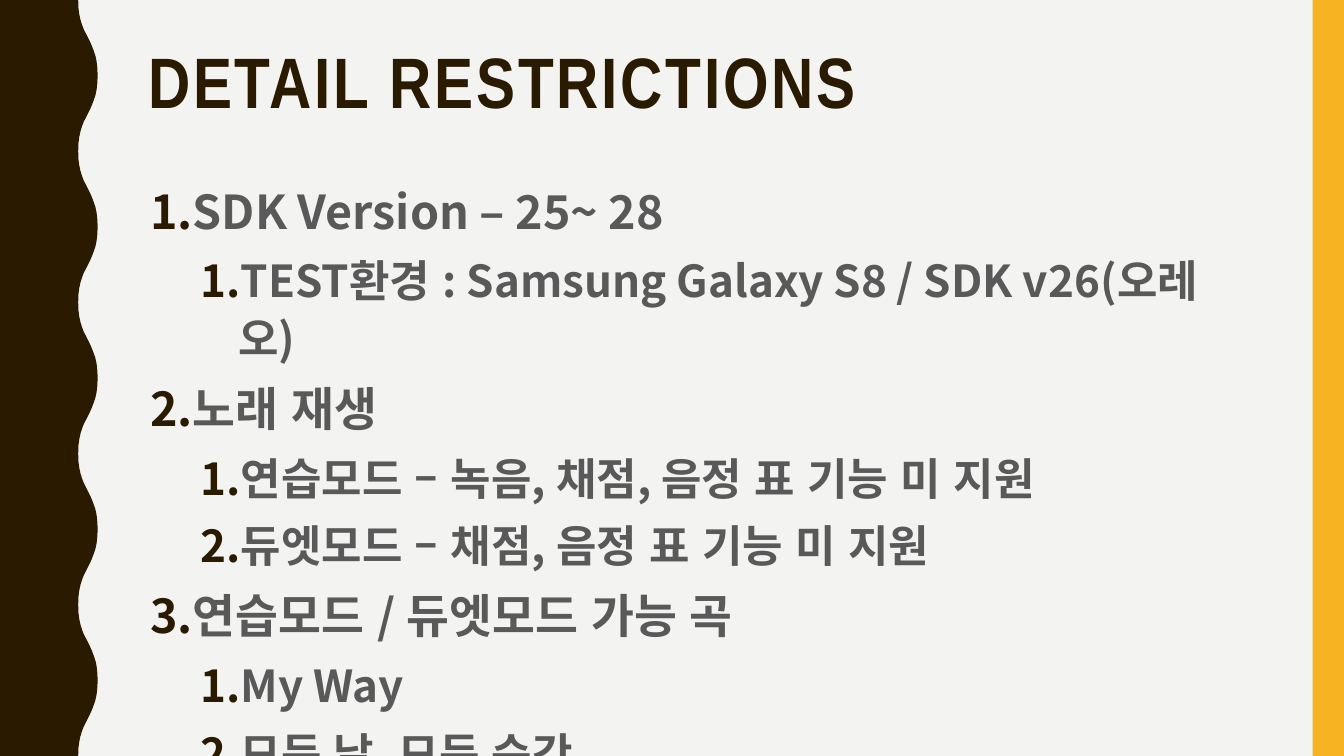
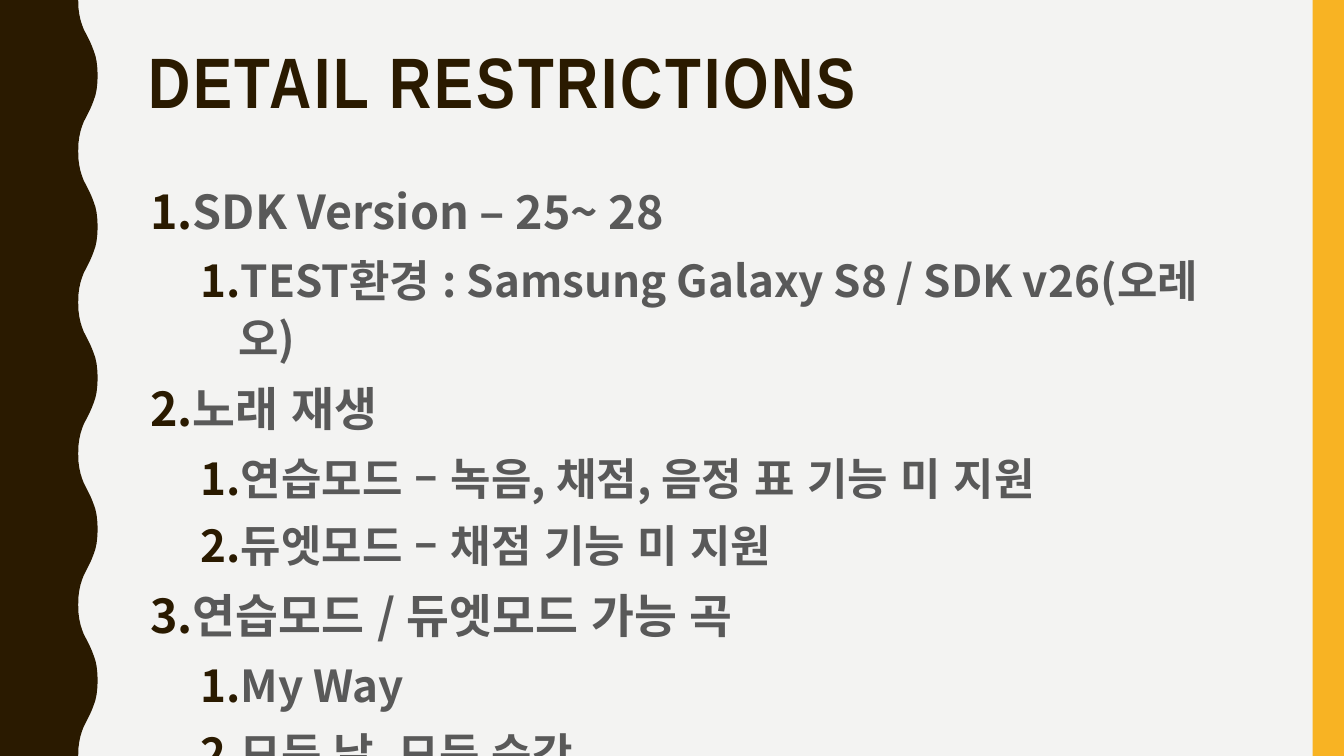
Before and after one commit to comnamu18/VoiceCAU, a slide deck: slide 7 of Documents/FINAL/캡스톤_4조_최종데모_v0.7.pptx. Drawn at 1344x756 pixels with LibreOffice and Linux fonts; fonts in the diff are those of the drawing. Boxes give left, top, right and bottom in pixels: in the first picture for what was removed or moved away, otherwise in the second. Text is boxed around its words. In the diff, an @@ line names an element or a change of style, - is before the commit and + after.

```diff
--- a/Documents/FINAL/캡스톤_4조_최종데모_v0.7.pptx
+++ b/Documents/FINAL/캡스톤_4조_최종데모_v0.7.pptx
@@ text at (200,525,771,566): text changed @@
-  2. 듀엣모드 – 채점, 음정 표 기능 미 지원
+  2. 듀엣모드 – 채점 기능 미 지원
```
Also in this commit, not shown: 1 other slide changed, 4 other files.
